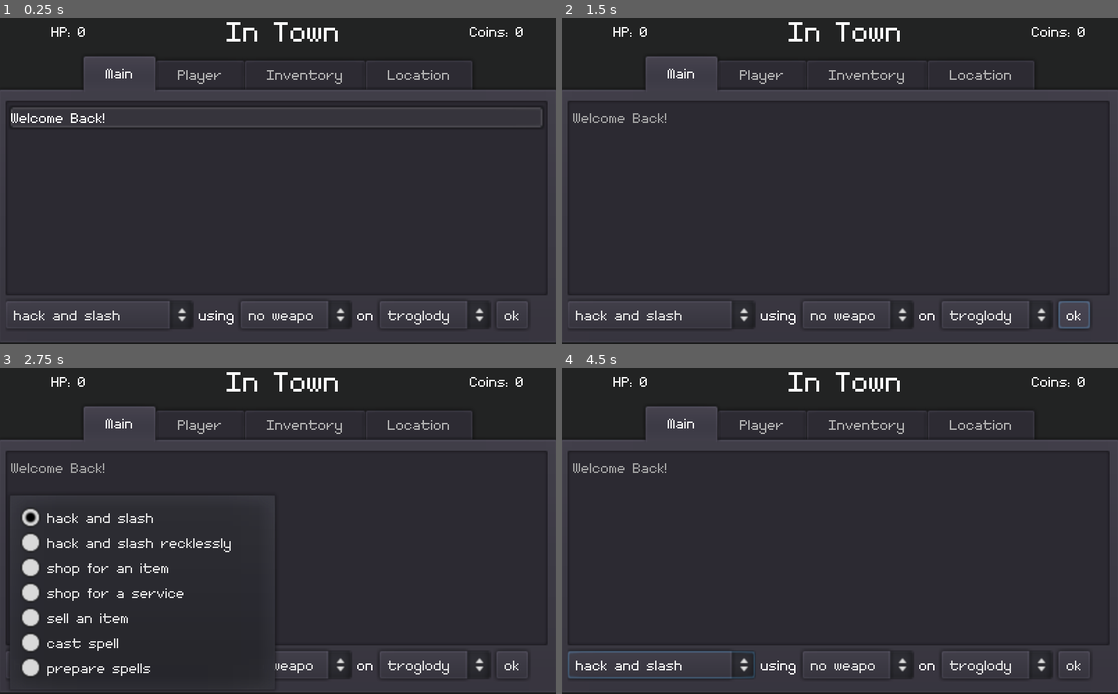
Above: before the commit, frames 1-4 (two rows, left to right).
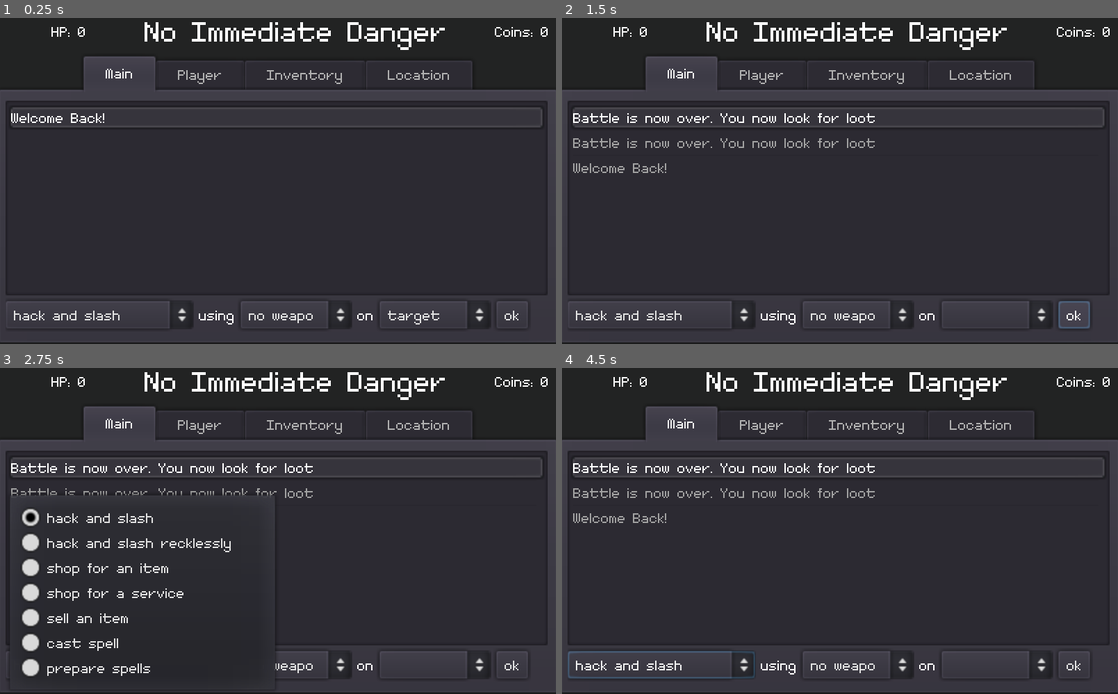
Above: after the commit, the same moments.

Repository: dyerjos/Secret-Santa-2021
Game: Godot game, scene res://Gameplay.tscn
Two runs of this game, one before a commit and one after it. Both use one fixed random seed, a clock stepped at 60 frames per second and the inputs below. This scene is started directly instead of the project's main scene.
Inputs (mouse positions are in pixels of both pictures, inside the frame that each line leads up to):
- Up to frame 1 (0.25 s): no input
- Up to frame 2 (1.5 s): click "ok" at 0.5 s; click "ok" at 1.25 s
- Up to frame 3 (2.75 s): click "hack and slash" at 2 s
- Up to frame 4 (4.5 s): click (995, 664) at 2.75 s; click "hack and slash" at 3.5 s; click (995, 664) at 4.25 s

The runs differ from the first frame. In frame 1, 1.4% of the frame differs, in the area x 26-99%, y 1-95%; in frame 2, 3.3%, in the area x 2-99%, y 1-95%; in frame 3, 3.0%; in frame 4, 3.3%.
Error before the commit: Invalid operands 'String' and 'int' in operator '+'. (res://global/CharacterSheet.gd:227)
Error after the commit: Parse Error: ',' or '}' expected (res://global/Locations.gd:229)

Commit message:
location tree will eventually be programatic

Diff:
--- a/Gameplay.gd
+++ b/Gameplay.gd
@@ -170,18 +170,20 @@
 	#* Use set_text() on a treeitem to change text from "Unkown" to it's actual name.
 	var world = location_tree.create_item()
 	world.set_text(0, "world")
-	var region1 = location_tree.create_item(world)
-	region1.set_text(0, "region 1")
-	var region2 = location_tree.create_item(world)
-	region2.set_text(0, "region 2")
-	var area1 = location_tree.create_item(region1)
-	area1.set_text(0, "area 1")
-	var steading1 = location_tree.create_item(area1)
-	steading1.set_text(0, "steading 1")
-	var site1 = location_tree.create_item(steading1)
-	site1.set_text(0, "site 1")
-	var site2 = location_tree.create_item(area1)
-	site2.set_text(0, "site 2")
+	# var region1 = location_tree.create_item(world)
+	# region1.set_text(0, "region Foo")
+	# var region2 = location_tree.create_item(world)
+	# region2.set_text(0, "Unexplored Region")
+	# var area2 = location_tree.create_item(region2)
+	# area2.set_text(0, "Unexplored Area")
+	# var area1 = location_tree.create_item(region1)
+	# area1.set_text(0, "area Bar")
+	# var steading1 = location_tree.create_item(area1)
+	# steading1.set_text(0, "steading Lorem")
+	# var site1 = location_tree.create_item(steading1)
+	# site1.set_text(0, "site Market (you are here)")
+	# var site2 = location_tree.create_item(area1)
+	# site2.set_text(0, "Unexplored Site")
 
 func populate_player_tab():
 	current_hp.text = String(CharacterSheet.hp)
--- a/Gameplay.tscn
+++ b/Gameplay.tscn
@@ -120,7 +120,6 @@
 }
 
 [node name="Main" type="ScrollContainer" parent="TabContainer"]
-visible = false
 anchor_right = 1.0
 anchor_bottom = 1.0
 margin_left = 4.0
@@ -646,6 +645,7 @@
 max_columns = 2
 
 [node name="Location" type="ScrollContainer" parent="TabContainer"]
+visible = false
 anchor_right = 1.0
 anchor_bottom = 1.0
 margin_left = 4.0
@@ -749,7 +749,6 @@
 margin_right = 380.0
 margin_bottom = 157.0
 rect_min_size = Vector2( 0, 100 )
-columns = 3
 
 [node name="HiddenTabs" type="Control" parent="."]
 visible = false
--- a/global/Locations.gd
+++ b/global/Locations.gd
@@ -30,8 +30,202 @@
 	"misc_tags": ["safe"]
 }
 
+
+var hovel = {
+	"name" : "hovel",
+	"entered_from" : "starter_city",
+	"description": "your hovel",
+	"monsters" : [],
+	"includes_food": false,
+	"has_alarm_set": false,
+	"items" : [],
+	"is_magical": false,
+	"useful_info": "",
+	"interesting_info": "",
+	"has_market": false,
+	"has_services" : false,
+	"places_of_interest" : [],
+	"next_destinations": [
+		{"location" : starter_city, "distance_in_rations": 0},
+	],
+	"steading_type" : "building",
+	"popluation_tag": null,
+	"poplualation_trend" : null, # 3 is steady
+	"prosperity_tag": null,
+	"prosperity_trend" : null, # 3 is moderate
+	"defenses": null,
+	"defense_trend": null, # 4 is guard
+	"misc_tags": ["safe"]
+}
+var cottage = {
+	"name" : "cottage",
+	"entered_from" : "starter_city",
+	"description": "your cottage",
+	"monsters" : [],
+	"includes_food": false,
+	"has_alarm_set": false,
+	"items" : [],
+	"is_magical": false,
+	"useful_info": "",
+	"interesting_info": "",
+	"has_market": false,
+	"has_services" : false,
+	"places_of_interest" : [],
+	"next_destinations": [
+		{"location" : starter_city, "distance_in_rations": 0},
+	],
+	"steading_type" : "building",
+	"popluation_tag": null,
+	"poplualation_trend" : null, # 3 is steady
+	"prosperity_tag": null,
+	"prosperity_trend" : null, # 3 is moderate
+	"defenses": null,
+	"defense_trend": null, # 4 is guard
+	"misc_tags": ["safe"]
+}
+var house = {
+	"name" : "house",
+	"entered_from" : "starter_city",
+	"description": "your house",
+	"monsters" : [],
+	"includes_food": false,
+	"has_alarm_set": false,
+	"items" : [],
+	"is_magical": false,
+	"useful_info": "",
+	"interesting_info": "",
+	"has_market": false,
+	"has_services" : false,
+	"places_of_interest" : [],
+	"next_destinations": [
+		{"location" : starter_city, "distance_in_rations": 0},
+	],
+	"steading_type" : "building",
+	"popluation_tag": null,
+	"poplualation_trend" : null, # 3 is steady
+	"prosperity_tag": null,
+	"prosperity_trend" : null, # 3 is moderate
+	"defenses": null,
+	"defense_trend": null, # 4 is guard
+	"misc_tags": ["safe"]
+}
+var mansion = {
+	"name" : "mansion",
+	"entered_from" : "starter_city",
+	"description": "your mansion",
+	"monsters" : [],
+	"includes_food": false,
+	"has_alarm_set": false,
+	"items" : [],
+	"is_magical": false,
+	"useful_info": "",
+	"interesting_info": "",
+	"has_market": false,
+	"has_services" : false,
+	"places_of_interest" : [],
+	"next_destinations": [
+		{"location" : starter_city, "distance_in_rations": 0},
+	],
+	"steading_type" : "building",
+	"popluation_tag": null,
+	"poplualation_trend" : null, # 3 is steady
+	"prosperity_tag": null,
+	"prosperity_trend" : null, # 3 is moderate
+	"defenses": null,
+	"defense_trend": null, # 4 is guard
+	"misc_tags": ["safe"]
+}
+var keep = {
+	"name" : "keep",
+	"entered_from" : "starter_city",
+	"description": "your keep",
+	"monsters" : [],
+	"includes_food": false,
+	"has_alarm_set": false,
+	"items" : [],
+	"is_magical": false,
+	"useful_info": "",
+	"interesting_info": "",
+	"has_market": false,
+	"has_services" : false,
+	"places_of_interest" : [],
+	"next_destinations": [
+		{"location" : starter_city, "distance_in_rations": 0},
+	],
+	"steading_type" : "building",
+	"popluation_tag": null,
+	"poplualation_trend" : null, # 3 is steady
+	"prosperity_tag": null,
+	"prosperity_trend" : null, # 3 is moderate
+	"defenses": null,
+	"defense_trend": null, # 4 is guard
+	"misc_tags": ["safe"]
+}
+var castle = {
+	"name" : "castle",
+	"entered_from" : "starter_city",
+	"description": "your castle",
+	"monsters" : [],
+	"includes_food": false,
+	"has_alarm_set": false,
+	"items" : [],
+	"is_magical": false,
+	"useful_info": "",
+	"interesting_info": "",
+	"has_market": false,
+	"has_services" : false,
+	"places_of_interest" : [],
+	"next_destinations": [
+		{"location" : starter_city, "distance_in_rations": 0},
+	],
+	"steading_type" : "building",
+	"popluation_tag": null,
+	"poplualation_trend" : null, # 3 is steady
+	"prosperity_tag": null,
+	"prosperity_trend" : null, # 3 is moderate
+	"defenses": null,
+	"defense_trend": null, # 4 is guard
+	"misc_tags": ["safe"]
+}
+var grand_castle = {
+	"name" : "grand_castle",
+	"entered_from" : "starter_city",
+	"description": "your grand castle",
+	"monsters" : [],
+	"includes_food": false,
+	"has_alarm_set": false,
+	"items" : [],
+	"is_magical": false,
+	"useful_info": "",
+	"interesting_info": "",
+	"has_market": false,
+	"has_services" : false,
+	"places_of_interest" : [],
+	"next_destinations": [
+		{"location" : starter_city, "distance_in_rations": 0},
+	],
+	"steading_type" : "building",
+	"popluation_tag": null,
+	"poplualation_trend" : null, # 3 is steady
+	"prosperity_tag": null,
+	"prosperity_trend" : null, # 3 is moderate
+	"defenses": null,
+	"defense_trend": null, # 4 is guard
+	"misc_tags": ["safe"]
+}
+
+#* -------- The Hard-Coded World ---------------------------------
+var world = {
+	"name" : "world",
+	"description": "",
+	"parent": null,
+	"children": [], #TODO: world regions here
+	"is_known": true,
+}
+
 var starter_city = {
 	"name" : "Nystera",
+	"parent": ""
 	"entered_from" : "root",
 	"description": "Your hometown",
 	"monsters" : [],
@@ -45,7 +239,7 @@
 	"has_services" : true,
 	"places_of_interest" : [],
 	"next_destinations": [
-		{"location" : A1_S1_cave, "distance_in_rations": 2},
+		{"location" : a1_s1_cave, "distance_in_rations": 2},
 	],
 	"steading_type" : "city",
 	"popluation_tag": "steady",
@@ -57,190 +251,7 @@
 	"misc_tags": ["safe"]
 }
 
-var hovel = {
-	"name" : "hovel",
-	"entered_from" : "starter_city",
-	"description": "your hovel",
-	"monsters" : [],
-	"includes_food": false,
-	"has_alarm_set": false,
-	"items" : [],
-	"is_magical": false,
-	"useful_info": "",
-	"interesting_info": "",
-	"has_market": false,
-	"has_services" : false,
-	"places_of_interest" : [],
-	"next_destinations": [
-		{"location" : starter_city, "distance_in_rations": 0},
-	],
-	"steading_type" : "building",
-	"popluation_tag": null,
-	"poplualation_trend" : null, # 3 is steady
-	"prosperity_tag": null,
-	"prosperity_trend" : null, # 3 is moderate
-	"defenses": null,
-	"defense_trend": null, # 4 is guard
-	"misc_tags": ["safe"]
-}
-var cottage = {
-	"name" : "cottage",
-	"entered_from" : "starter_city",
-	"description": "your cottage",
-	"monsters" : [],
-	"includes_food": false,
-	"has_alarm_set": false,
-	"items" : [],
-	"is_magical": false,
-	"useful_info": "",
-	"interesting_info": "",
-	"has_market": false,
-	"has_services" : false,
-	"places_of_interest" : [],
-	"next_destinations": [
-		{"location" : starter_city, "distance_in_rations": 0},
-	],
-	"steading_type" : "building",
-	"popluation_tag": null,
-	"poplualation_trend" : null, # 3 is steady
-	"prosperity_tag": null,
-	"prosperity_trend" : null, # 3 is moderate
-	"defenses": null,
-	"defense_trend": null, # 4 is guard
-	"misc_tags": ["safe"]
-}
-var house = {
-	"name" : "house",
-	"entered_from" : "starter_city",
-	"description": "your house",
-	"monsters" : [],
-	"includes_food": false,
-	"has_alarm_set": false,
-	"items" : [],
-	"is_magical": false,
-	"useful_info": "",
-	"interesting_info": "",
-	"has_market": false,
-	"has_services" : false,
-	"places_of_interest" : [],
-	"next_destinations": [
-		{"location" : starter_city, "distance_in_rations": 0},
-	],
-	"steading_type" : "building",
-	"popluation_tag": null,
-	"poplualation_trend" : null, # 3 is steady
-	"prosperity_tag": null,
-	"prosperity_trend" : null, # 3 is moderate
-	"defenses": null,
-	"defense_trend": null, # 4 is guard
-	"misc_tags": ["safe"]
-}
-var mansion = {
-	"name" : "mansion",
-	"entered_from" : "starter_city",
-	"description": "your mansion",
-	"monsters" : [],
-	"includes_food": false,
-	"has_alarm_set": false,
-	"items" : [],
-	"is_magical": false,
-	"useful_info": "",
-	"interesting_info": "",
-	"has_market": false,
-	"has_services" : false,
-	"places_of_interest" : [],
-	"next_destinations": [
-		{"location" : starter_city, "distance_in_rations": 0},
-	],
-	"steading_type" : "building",
-	"popluation_tag": null,
-	"poplualation_trend" : null, # 3 is steady
-	"prosperity_tag": null,
-	"prosperity_trend" : null, # 3 is moderate
-	"defenses": null,
-	"defense_trend": null, # 4 is guard
-	"misc_tags": ["safe"]
-}
-var keep = {
-	"name" : "keep",
-	"entered_from" : "starter_city",
-	"description": "your keep",
-	"monsters" : [],
-	"includes_food": false,
-	"has_alarm_set": false,
-	"items" : [],
-	"is_magical": false,
-	"useful_info": "",
-	"interesting_info": "",
-	"has_market": false,
-	"has_services" : false,
-	"places_of_interest" : [],
-	"next_destinations": [
-		{"location" : starter_city, "distance_in_rations": 0},
-	],
-	"steading_type" : "building",
-	"popluation_tag": null,
-	"poplualation_trend" : null, # 3 is steady
-	"prosperity_tag": null,
-	"prosperity_trend" : null, # 3 is moderate
-	"defenses": null,
-	"defense_trend": null, # 4 is guard
-	"misc_tags": ["safe"]
-}
-var castle = {
-	"name" : "castle",
-	"entered_from" : "starter_city",
-	"description": "your castle",
-	"monsters" : [],
-	"includes_food": false,
-	"has_alarm_set": false,
-	"items" : [],
-	"is_magical": false,
-	"useful_info": "",
-	"interesting_info": "",
-	"has_market": false,
-	"has_services" : false,
-	"places_of_interest" : [],
-	"next_destinations": [
-		{"location" : starter_city, "distance_in_rations": 0},
-	],
-	"steading_type" : "building",
-	"popluation_tag": null,
-	"poplualation_trend" : null, # 3 is steady
-	"prosperity_tag": null,
-	"prosperity_trend" : null, # 3 is moderate
-	"defenses": null,
-	"defense_trend": null, # 4 is guard
-	"misc_tags": ["safe"]
-}
-var grand_castle = {
-	"name" : "grand_castle",
-	"entered_from" : "starter_city",
-	"description": "your grand castle",
-	"monsters" : [],
-	"includes_food": false,
-	"has_alarm_set": false,
-	"items" : [],
-	"is_magical": false,
-	"useful_info": "",
-	"interesting_info": "",
-	"has_market": false,
-	"has_services" : false,
-	"places_of_interest" : [],
-	"next_destinations": [
-		{"location" : starter_city, "distance_in_rations": 0},
-	],
-	"steading_type" : "building",
-	"popluation_tag": null,
-	"poplualation_trend" : null, # 3 is steady
-	"prosperity_tag": null,
-	"prosperity_trend" : null, # 3 is moderate
-	"defenses": null,
-	"defense_trend": null, # 4 is guard
-	"misc_tags": ["safe"]
-}
-
-var A1_S1_cave = { #* Act 1 Scene 1
+var a1_s1_cave = { #* Act 1 Scene 1
 	"name" : "a small cave",
 	"entered_from" : starter_city,
 	"description": "A cold dark cave",
